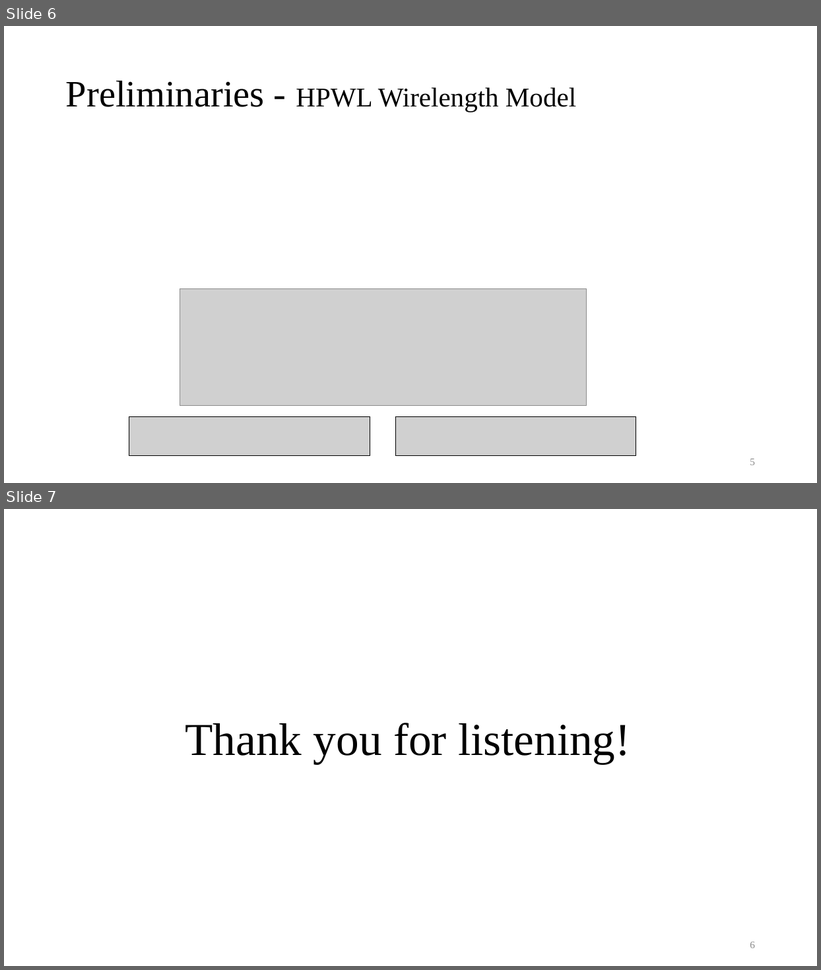
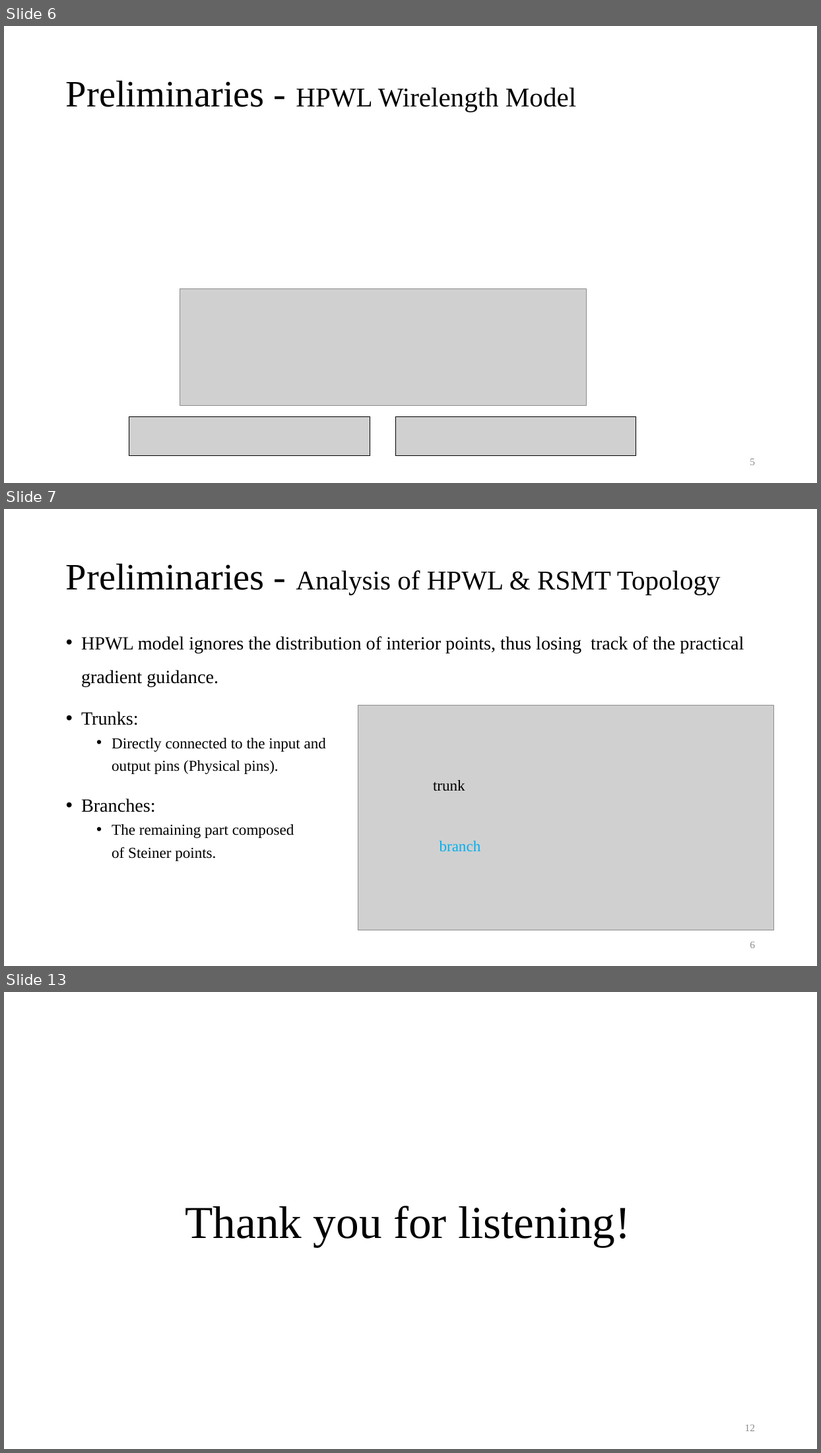
Before and after one commit to Pacific-Feng-Studuies/Studied-Papers, a slide deck: GM/Placement/An Analytical Placement Algorithm with Routing topology Optimization/An Analytical Placement Algorithm with Routing topology Optimization.pptx. Shown one above the other, each under a label of ours: slides 6 and 7 before the commit, slides 6, 7 and 13 after it; the slides between them are not shown. The pictures are 821x970 and 821x1453 pixels, drawn with LibreOffice and Linux fonts; fonts in the diff are those of the drawing; grey boxes stand for pictures. Boxes give left, top, right and bottom in pixels: in the first picture for what was removed or moved away, otherwise in the second. Text is boxed around its words. In the diff, an @@ line names an element or a change of style, - is before the commit and + after.

```diff
--- a/GM/Placement/An Analytical Placement Algorithm with Routing topology Optimization/An Analytical Placement Algorithm with Routing topology Optimization.pptx
+++ b/GM/Placement/An Analytical Placement Algorithm with Routing topology Optimization/An Analytical Placement Algorithm with Routing topology Optimization.pptx
@@ slide 7 added at box(4, 509, 817, 966), background #FFFFFF @@
@@ title added at box(66, 563, 721, 595), 32 pt, text #000000 @@
+Preliminaries - Analysis of HPWL & RSMT Topology
@@ text added at box(81, 636, 744, 861), 22 pt, text #000000 @@
+• HPWL model ignores the distribution of interior points, thus losing track of the practical gradient guidance.
+• Trunks:
+  • Directly connected to the input and
+  output pins (Physical pins).
+• Branches:
+  • The remaining part composed
+  of Steiner points.
@@ picture added at box(358, 706, 774, 931) @@
@@ text added at box(433, 780, 465, 791), 18 pt, text #000000 @@
+trunk
@@ text added at box(440, 841, 481, 852), 18 pt, text #00B0F0 @@
+branch
@@ page number added at box(750, 942, 755, 949), 12 pt, text #8C8C8C @@
+6
@@ what was slide 7 is now slide 13 @@
@@ page number at box(745, 1425, 755, 1432): text changed @@
-6
+12
```
Also in this commit, not shown: 2 slides changed, 5 other slides added.
